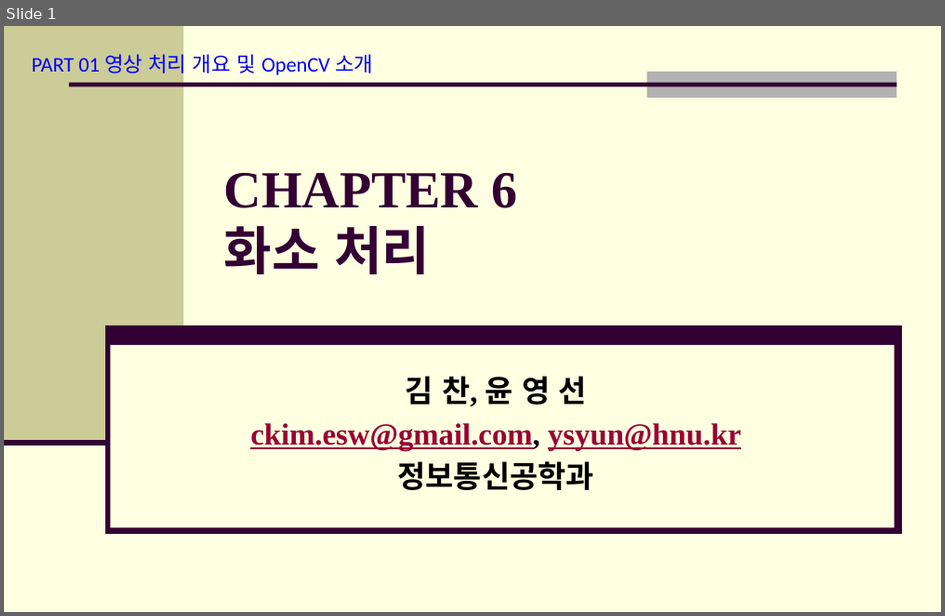
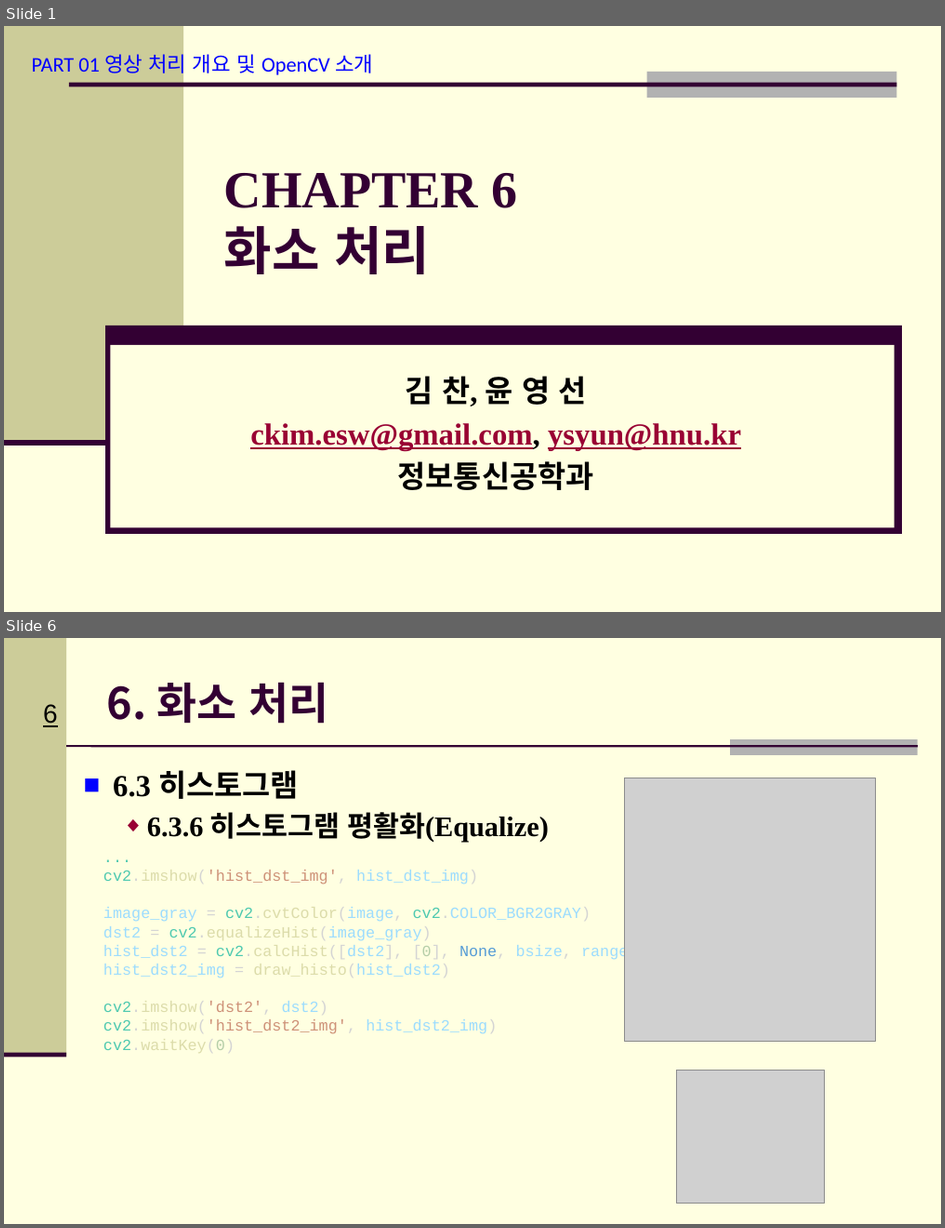
Before and after one commit to Hitbee-dev/OpenCV-Python, a slide deck: 2022-11-08/documents/CH_06 화소 처리.pptx. Shown one above the other, each under a label of ours: slide 1 before the commit, slides 1 and 6 after it; the slides between them are not shown. The pictures are 945x616 and 945x1228 pixels, drawn with LibreOffice and Linux fonts; fonts in the diff are those of the drawing; grey boxes stand for pictures; background and template pictures are left out. Boxes give left, top, right and bottom in pixels: in the first picture for what was removed or moved away, otherwise in the second. Text is boxed around its words. In the diff, an @@ line names an element or a change of style, - is before the commit and + after.

```diff
--- a/2022-11-08/documents/CH_06 화소 처리.pptx
+++ b/2022-11-08/documents/CH_06 화소 처리.pptx
@@ slide 6 added at [4,638,941,1224], background #FFFFE1 @@
@@ rectangle added at [4,638,67,1055], fill #CCCC99 @@
@@ title added at [107,682,329,724], 33.3 pt, text #330033, bold @@
+6. 화소 처리
@@ page number added at [43,704,58,727], 20 pt, text #000000, underline @@
+6
@@ line added from (67, 746) to (918, 746), #330033 1.5 pt @@
@@ rectangle added at [730,739,918,755], fill #B2B2B2 @@
@@ text added at [113,770,549,843], 21.7 pt, text #000000, bold @@
+■ 6.3 히스토그램
+  ◆ 6.3.6 히스토그램 평활화(Equalize)
@@ picture added at [625,778,876,1040] @@
@@ text added at [104,870,648,1053], 12 pt, text #9CDCFE @@
+...
+cv2.imshow('hist_dst_img', hist_dst_img)
+image_gray = cv2.cvtColor(image, cv2.COLOR_BGR2GRAY)
+dst2 = cv2.equalizeHist(image_gray)
+hist_dst2 = cv2.calcHist([dst2], [0], None, bsize, ranges)
+hist_dst2_img = draw_histo(hist_dst2)
+cv2.imshow('dst2', dst2)
+cv2.imshow('hist_dst2_img', hist_dst2_img)
+cv2.waitKey(0)
@@ line added from (4, 1055) to (67, 1055), #330033 3.5 pt @@
@@ picture added at [677,1070,825,1203] @@
```
Also in this commit, not shown: 5 other slides added, 1 slide removed, 1 other file.
